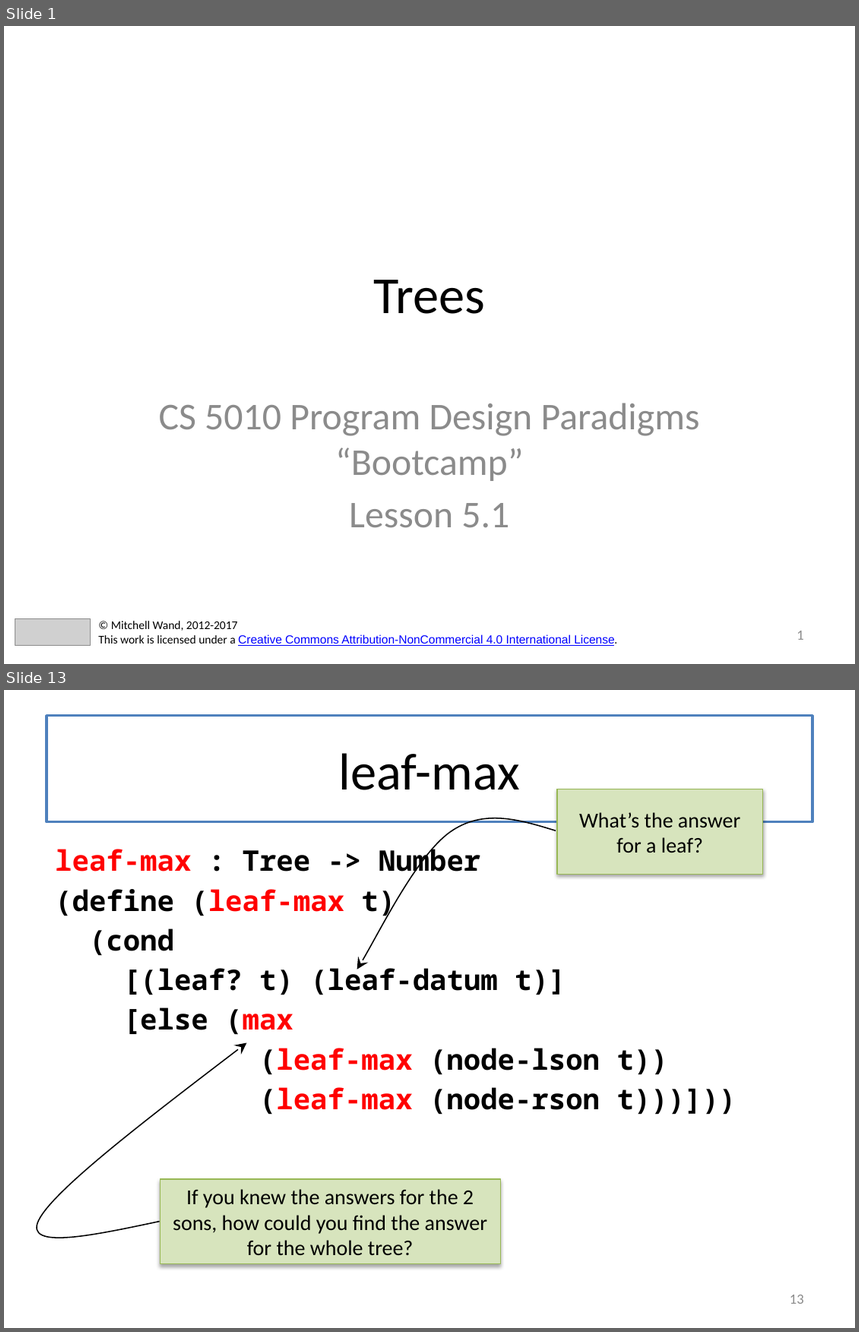
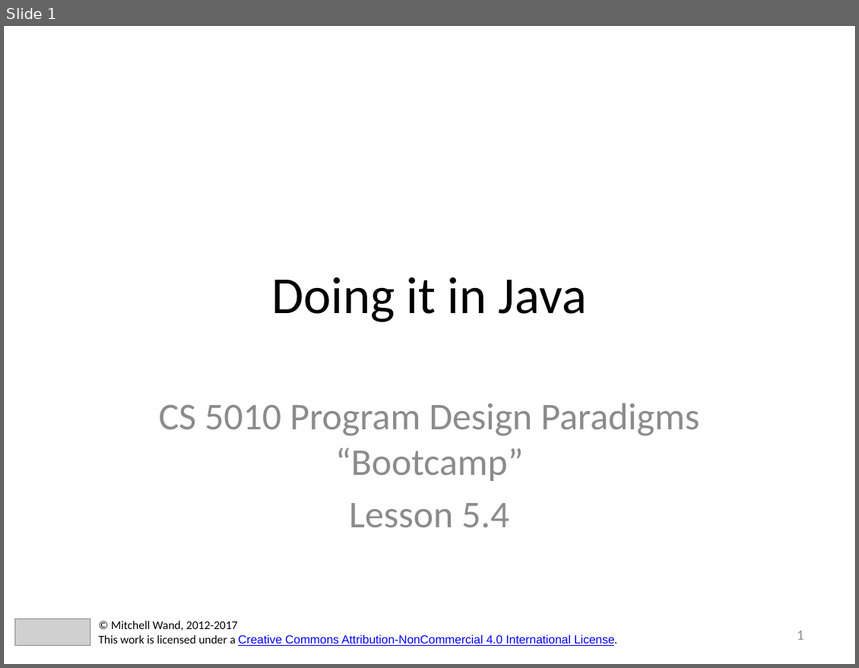
Before and after one commit to mwand/cs5010f17, a slide deck: Slides/Lesson 5.4 Doing It In Java.pptx. Shown one above the other, each under a label of ours: slides 1 and 13 before the commit, slide 1 after it; the slides between them are not shown. The pictures are 859x1332 and 859x668 pixels, drawn with LibreOffice and Linux fonts; fonts in the diff are those of the drawing; grey boxes stand for pictures. Boxes give left, top, right and bottom in pixels: in the first picture for what was removed or moved away, otherwise in the second. Text is boxed around its words. In the diff, an @@ line names an element or a change of style, - is before the commit and + after.

```diff
--- a/Slides/Lesson 5.4 Doing It In Java.pptx
+++ b/Slides/Lesson 5.4 Doing It In Java.pptx
@@ slide 13 removed at (4,690,855,1328), background #FFFFFF @@
@@ title removed at (47,716,813,822) @@
-leaf-max
@@ rectangle removed at (557,790,763,875) @@
-What’s the answer for a leaf?
@@ freeform shape removed at (357,809,556,970) @@
@@ text removed at (55,845,737,1115) @@
-leaf-max : Tree -> Number
-(define (leaf-max t)
-(cond
-[(leaf? t) (leaf-datum t)]
-[else (max
-(leaf-max (node-lson t))
-(leaf-max (node-rson t)))]))
@@ freeform shape removed at (25,1043,247,1251) @@
@@ rectangle removed at (160,1179,500,1265) @@
-If you knew the answers for the 2 sons, how could you find the answer for the whole tree?
@@ page number removed at (790,1295,804,1304) @@
-13
@@ slide 1 changed as well @@
@@ title at (272,278,587,322): text changed @@
-Trees
+Doing it in Java
@@ subtitle at (349,503,509,528): text changed @@
-Lesson 5.1
+Lesson 5.4
```
Also in this commit, not shown: 1 other slide changed, 143 other slides removed, 17 other files.
